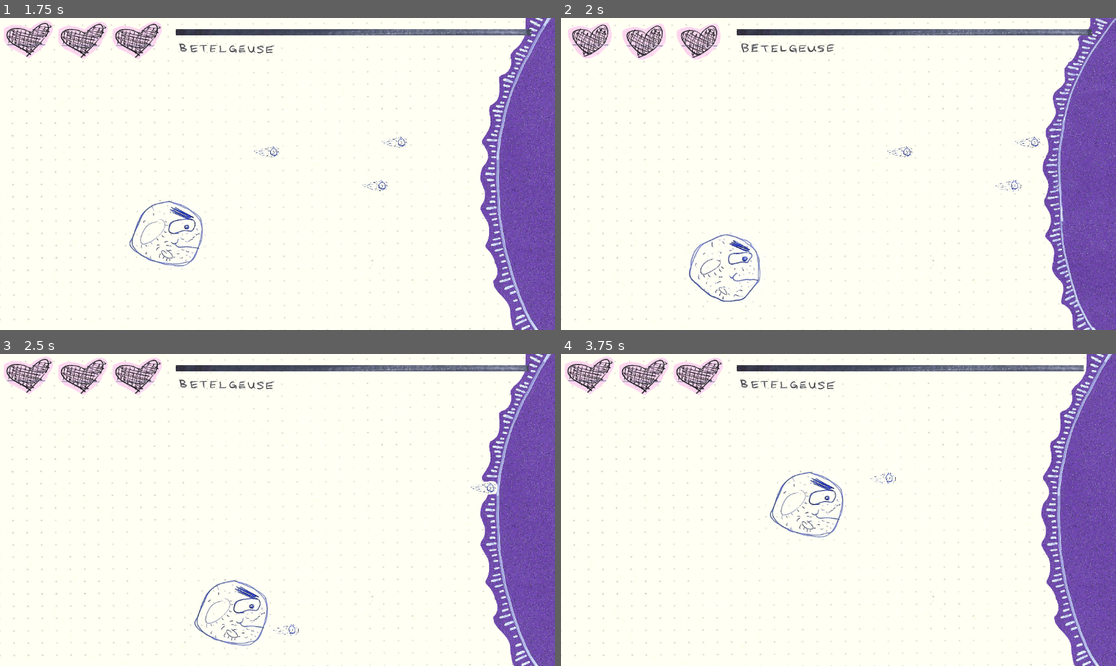
Above: before the commit, frames 1-4 (two rows, left to right).
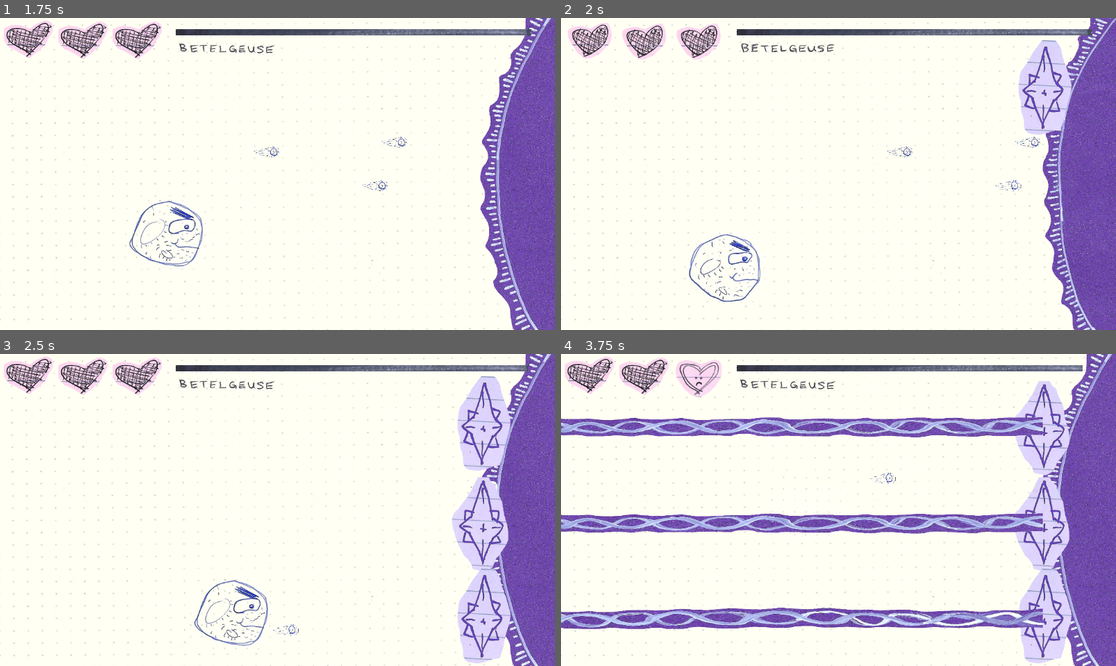
Above: after the commit, the same moments.

Repository: zirons1/Stargazing
Game: Godot game, scene res://levels/crab_battle.tscn
Same seed, same stepped clock (60 frames per second), same inputs: the game is played once before the commit and once after it. This scene is started directly instead of the project's main scene.
Inputs (mouse positions are in pixels of both pictures, inside the frame that each line leads up to):
- Up to frame 1 (1.75 s): move the mouse to (399, 158) at 0.52 s; hold Right (player_right) 0.53-1.28 s; hold Space (space) 0.53-1.28 s; click (399, 158) at 0.67 s; move the mouse to (166, 189) at 1.27 s; hold Down (player_down) from 1.28 s (still down); tap Space (space) at 1.35 s
- Up to frame 2 (2 s): keep holding Down (player_down)
- Up to frame 3 (2.5 s): move the mouse to (333, 441) at 2.02 s; release Down (player_down) at 2.03 s; hold Right (player_right) from 2.03 s (still down); hold Space (space) from 2.03 s (still down)
- Up to frame 4 (3.75 s): move the mouse to (810, 572) at 2.77 s; release Right (player_right) at 2.78 s; release Space (space) at 2.78 s; hold Up (player_up) 2.78-3.53 s; tap Space (space) at 2.85 s; click (810, 572) at 2.92 s; move the mouse to (1005, 556) at 3.52 s; hold Left (player_left) from 3.53 s (still down); hold Space (space) from 3.53 s (still down)

Frame 1 is identical in both runs. In frame 2, 2.1% of the frame differs, in the area x 82-92%, y 7-38%; in frame 3, 6.3%; in frame 4, 21%, in the area x 0-95%, y 1-100%.

Commit message:
Crab Pulsar fight is something!

Diff:
--- a/enemies/betel/betelgeuse.gd
+++ b/enemies/betel/betelgeuse.gd
@@ -1,15 +1,30 @@
 class_name Betel
 extends CharacterBody2D
 
+signal end_move
+
 @onready var animated_sprite_2d: AnimatedSprite2D = $AnimatedSprite2D
+@onready var sun_block: AnimatedSprite2D = $SunBlock
 
 @onready var timer: Timer = $Timer
 
 @export var health : int
 
+var disabled := false
+
 func _ready() -> void:
 	animated_sprite_2d.play("paper")
 
 func _on_area_2d_body_entered(body: Node2D) -> void:
+	if disabled:
+		return
 	#print("player_hit sun")
 	Events.player_hit.emit()
+
+func move() -> void:
+	disabled = true
+	sun_block.show()
+
+	var tween := create_tween()
+	tween.tween_property(self, "position", Vector2.LEFT * 2500, 2.0)
+	tween.finished.connect(func(): end_move.emit())
--- a/enemies/betel/betelgeuse.tscn
+++ b/enemies/betel/betelgeuse.tscn
@@ -1,10 +1,13 @@
-[gd_scene load_steps=9 format=3 uid="uid://vfogplvhc6rr"]
+[gd_scene load_steps=13 format=3 uid="uid://vfogplvhc6rr"]
 
 [ext_resource type="Script" path="res://enemies/betel/betelgeuse.gd" id="1_a5t1h"]
 [ext_resource type="Texture2D" uid="uid://ckjnlrdr4qhbb" path="res://art/old/sun1.png" id="1_nnpuy"]
 [ext_resource type="Texture2D" uid="uid://bgvsmew55jdui" path="res://art/old/sun2.png" id="2_c4kk3"]
 [ext_resource type="Texture2D" uid="uid://ob7swnrnsdem" path="res://art/paper/betel1.png" id="3_vbc5n"]
 [ext_resource type="Texture2D" uid="uid://da1lycjwpunnf" path="res://art/paper/betel2.png" id="4_m6egi"]
+[ext_resource type="Texture2D" uid="uid://b456kekjouo5t" path="res://art/paper/betel_block2.png" id="6_0wt4n"]
+[ext_resource type="Texture2D" uid="uid://chxmayqdd655b" path="res://art/paper/betel_block.png" id="7_h0xx5"]
+[ext_resource type="Script" path="res://enemies/sun/sun_block.gd" id="8_c1q54"]
 
 [sub_resource type="SpriteFrames" id="SpriteFrames_qwous"]
 animations = [{
@@ -37,6 +40,20 @@
 [sub_resource type="CircleShape2D" id="CircleShape2D_r0lmq"]
 radius = 571.022
 
+[sub_resource type="SpriteFrames" id="SpriteFrames_y3283"]
+animations = [{
+"frames": [{
+"duration": 1.0,
+"texture": ExtResource("6_0wt4n")
+}, {
+"duration": 1.0,
+"texture": ExtResource("7_h0xx5")
+}],
+"loop": true,
+"name": &"default",
+"speed": 5.0
+}]
+
 [node name="Betelgeuse" type="CharacterBody2D"]
 collision_layer = 8
 script = ExtResource("1_a5t1h")
@@ -44,7 +61,7 @@
 
 [node name="AnimatedSprite2D" type="AnimatedSprite2D" parent="."]
 position = Vector2(1063, 326)
-scale = Vector2(0.35, 0.305)
+scale = Vector2(0.35, 0.338605)
 sprite_frames = SubResource("SpriteFrames_qwous")
 animation = &"paper"
 
@@ -60,4 +77,18 @@
 position = Vector2(1622, 323)
 shape = SubResource("CircleShape2D_r0lmq")
 
+[node name="SunBlock" type="AnimatedSprite2D" parent="."]
+position = Vector2(1573, 336)
+scale = Vector2(0.776592, 0.776592)
+sprite_frames = SubResource("SpriteFrames_y3283")
+frame_progress = 0.697927
+script = ExtResource("8_c1q54")
+
+[node name="AnimatedSprite2D2" type="AnimatedSprite2D" parent="SunBlock"]
+position = Vector2(663.153, 5.1507)
+rotation = 3.14159
+scale = Vector2(0.455775, 0.440935)
+sprite_frames = SubResource("SpriteFrames_qwous")
+animation = &"paper"
+
 [connection signal="body_entered" from="Area2D" to="." method="_on_area_2d_body_entered"]
--- a/enemies/crab/beam.tscn
+++ b/enemies/crab/beam.tscn
@@ -19,14 +19,14 @@
 }]
 
 [sub_resource type="RectangleShape2D" id="RectangleShape2D_ujvik"]
-size = Vector2(1276, 44)
+size = Vector2(1276, 18)
 
 [node name="Beam" type="Area2D"]
 script = ExtResource("1_j2t33")
 
 [node name="AnimatedSprite2D" type="AnimatedSprite2D" parent="."]
 position = Vector2(-640, 0)
-scale = Vector2(0.775, 0.4)
+scale = Vector2(0.775, 0.196581)
 sprite_frames = SubResource("SpriteFrames_lnfjh")
 frame_progress = 0.0054626
 
--- a/enemies/crab/crab_pulsar.gd
+++ b/enemies/crab/crab_pulsar.gd
@@ -1,15 +1,30 @@
 class_name Crab
 extends CharacterBody2D
 
+signal end_move
+
 @onready var animated_sprite_2d: AnimatedSprite2D = $AnimatedSprite2D
+@onready var sun_block: AnimatedSprite2D = $SunBlock
 
 @onready var timer: Timer = $Timer
 
 @export var health : int
 
+var disabled := false
+
 func _ready() -> void:
 	animated_sprite_2d.play()
 
 func _on_area_2d_body_entered(body: Node2D) -> void:
+	if disabled:
+		return
 	#print("player_hit sun")
 	Events.player_hit.emit()
+
+func move() -> void:
+	disabled = true
+	sun_block.show()
+
+	var tween := create_tween()
+	tween.tween_property(self, "position", Vector2.LEFT * 2500, 2.0)
+	tween.finished.connect(func(): end_move.emit())
--- a/enemies/crab/crab_pulsar.tscn
+++ b/enemies/crab/crab_pulsar.tscn
@@ -1,8 +1,11 @@
-[gd_scene load_steps=7 format=3 uid="uid://dt8khkvkmsjqq"]
+[gd_scene load_steps=11 format=3 uid="uid://dt8khkvkmsjqq"]
 
 [ext_resource type="Script" path="res://enemies/crab/crab_pulsar.gd" id="1_4grc4"]
 [ext_resource type="Texture2D" uid="uid://cep4c8cg63nyn" path="res://art/paper/crab1.png" id="2_ybyyc"]
 [ext_resource type="Texture2D" uid="uid://b6kknvgnm6gwe" path="res://art/paper/crab2.png" id="3_v6xtu"]
+[ext_resource type="Texture2D" uid="uid://do7s8gqta8sk6" path="res://art/paper/crab_block.png" id="4_kbv5a"]
+[ext_resource type="Texture2D" uid="uid://di3jml7tidrm2" path="res://art/paper/crab_block2.png" id="5_e8eg8"]
+[ext_resource type="Script" path="res://enemies/sun/sun_block.gd" id="6_13t6k"]
 
 [sub_resource type="SpriteFrames" id="SpriteFrames_f1rs0"]
 animations = [{
@@ -24,10 +27,24 @@
 [sub_resource type="CircleShape2D" id="CircleShape2D_yb1no"]
 radius = 625.013
 
+[sub_resource type="SpriteFrames" id="SpriteFrames_3ost5"]
+animations = [{
+"frames": [{
+"duration": 1.0,
+"texture": ExtResource("4_kbv5a")
+}, {
+"duration": 1.0,
+"texture": ExtResource("5_e8eg8")
+}],
+"loop": true,
+"name": &"default",
+"speed": 5.0
+}]
+
 [node name="CrabPulsar" type="CharacterBody2D"]
 collision_layer = 8
 script = ExtResource("1_4grc4")
-health = 200
+health = 225
 
 [node name="AnimatedSprite2D" type="AnimatedSprite2D" parent="."]
 position = Vector2(1084, 324)
@@ -48,4 +65,20 @@
 position = Vector2(1680, 338)
 shape = SubResource("CircleShape2D_yb1no")
 
+[node name="SunBlock" type="AnimatedSprite2D" parent="."]
+position = Vector2(1642, 308)
+scale = Vector2(1.0483, 1.0483)
+sprite_frames = SubResource("SpriteFrames_3ost5")
+frame = 1
+frame_progress = 0.339499
+script = ExtResource("6_13t6k")
+
+[node name="AnimatedSprite2D2" type="AnimatedSprite2D" parent="SunBlock"]
+position = Vector2(526.569, 38.1572)
+rotation = 3.14159
+scale = Vector2(0.29, 0.253)
+sprite_frames = SubResource("SpriteFrames_f1rs0")
+frame = 1
+frame_progress = 0.523457
+
 [connection signal="body_entered" from="Area2D" to="." method="_on_area_2d_body_entered"]
--- a/enemies/crab/pulse.gd
+++ b/enemies/crab/pulse.gd
@@ -1,37 +1,35 @@
+class_name Pulse
 extends Area2D
 
 @onready var animated_sprite_2d: AnimatedSprite2D = $AnimatedSprite2D
 
 @export var beam_scene : PackedScene
+@export var spinner_scene : PackedScene
 
-var spin := false
+const SPINNER_SPEED := -12
 
-var curr_beam
+var do_beam := true
 
-# Called when the node enters the scene tree for the first time.
 func _ready() -> void:
 	animated_sprite_2d.play()
-	countdown()
 
-func countdown() -> void:
+	if do_beam:
+		get_tree().create_timer(1.0).timeout.connect(beam_up)
+	else:
+		get_tree().create_timer(2.0).timeout.connect(
+			func():
+			queue_free()
+		)
+
+
+func beam_up() -> void:
+	var beam := beam_scene.instantiate()
+	beam.on_body_entered.connect(_on_body_entered)
+	add_child(beam)
+
 	get_tree().create_timer(1.0).timeout.connect(
 		func():
-		animated_sprite_2d.stop()
-	)
-	get_tree().create_timer(2.0).timeout.connect(
-		func():
-		animated_sprite_2d.play()
-		var beam := beam_scene.instantiate()
-
-		beam.on_body_entered.connect(_on_body_entered)
-		#beam.position = position
-
-		add_child(beam)
-		curr_beam = beam
-	)
-	get_tree().create_timer(5.0).timeout.connect(
-		func():
-		remove_child(curr_beam)
+		remove_child(beam)
 		queue_free()
 	)
 
--- a/enemies/crab/pulse.tscn
+++ b/enemies/crab/pulse.tscn
@@ -1,9 +1,10 @@
-[gd_scene load_steps=7 format=3 uid="uid://br06upv4ctipu"]
+[gd_scene load_steps=8 format=3 uid="uid://br06upv4ctipu"]
 
 [ext_resource type="Script" path="res://enemies/crab/pulse.gd" id="1_4h1gy"]
 [ext_resource type="Texture2D" uid="uid://rwhtofodg3mf" path="res://art/paper/pulse1.png" id="2_dqabb"]
 [ext_resource type="PackedScene" uid="uid://c1e3e5m4u5c53" path="res://enemies/crab/beam.tscn" id="2_u2jh6"]
 [ext_resource type="Texture2D" uid="uid://cma1775cwuh38" path="res://art/paper/pulse2.png" id="3_6y33b"]
+[ext_resource type="PackedScene" uid="uid://dbymi1f5fb45h" path="res://enemies/crab/spinner.tscn" id="3_eccnf"]
 
 [sub_resource type="SpriteFrames" id="SpriteFrames_ok1ei"]
 animations = [{
@@ -26,9 +27,10 @@
 position = Vector2(287, 183)
 script = ExtResource("1_4h1gy")
 beam_scene = ExtResource("2_u2jh6")
+spinner_scene = ExtResource("3_eccnf")
 
 [node name="AnimatedSprite2D" type="AnimatedSprite2D" parent="." groups=["attacks"]]
-scale = Vector2(0.510345, 0.510345)
+scale = Vector2(0.462069, 0.462069)
 sprite_frames = SubResource("SpriteFrames_ok1ei")
 
 [node name="CollisionShape2D" type="CollisionShape2D" parent="."]
--- /dev/null
+++ b/enemies/crab/spinner.gd
@@ -0,0 +1,28 @@
+extends Area2D
+
+signal on_body_entered
+
+@onready var animated_sprite_2d: AnimatedSprite2D = $AnimatedSprite2D
+
+var velocity : Vector2
+
+# Called when the node enters the scene tree for the first time.
+func _ready() -> void:
+	animated_sprite_2d.play()
+
+func _physics_process(delta: float) -> void:
+	position.x += velocity.x
+	position.y += velocity.y
+
+	if position.x <= -50:
+		queue_free()
+
+func _on_body_entered(body: Node) -> void:
+	if body is not Player:
+		return
+
+	var player = body as Player
+	if player.iframes:
+		return
+
+	on_body_entered.emit(body)
--- /dev/null
+++ b/enemies/crab/spinner.tscn
@@ -0,0 +1,59 @@
+[gd_scene load_steps=12 format=3 uid="uid://dbymi1f5fb45h"]
+
+[ext_resource type="Script" path="res://enemies/crab/spinner.gd" id="1_jtxgn"]
+[ext_resource type="Texture2D" uid="uid://bobjeavjnk4bn" path="res://art/paper/spinner1.png" id="2_ii3x6"]
+[ext_resource type="Texture2D" uid="uid://ccn6iihm4joq4" path="res://art/paper/spinner2.png" id="3_bwvjo"]
+[ext_resource type="Texture2D" uid="uid://dulhqs38b3syj" path="res://art/paper/spinner3.png" id="4_cg1o8"]
+[ext_resource type="Texture2D" uid="uid://26013r5cbk30" path="res://art/paper/spinner4.png" id="5_epo6s"]
+[ext_resource type="Texture2D" uid="uid://c8vvsekstap1v" path="res://art/paper/spinner5.png" id="6_i3qy2"]
+[ext_resource type="Texture2D" uid="uid://brgjjf6xtmpcr" path="res://art/paper/spinner6.png" id="7_yif4g"]
+[ext_resource type="Texture2D" uid="uid://bii260h8qja33" path="res://art/paper/spinner7.png" id="8_skotj"]
+[ext_resource type="Texture2D" uid="uid://d3edafvog2tgs" path="res://art/paper/spinner8.png" id="9_mnvcb"]
+
+[sub_resource type="SpriteFrames" id="SpriteFrames_4hjj5"]
+animations = [{
+"frames": [{
+"duration": 1.0,
+"texture": ExtResource("2_ii3x6")
+}, {
+"duration": 1.0,
+"texture": ExtResource("3_bwvjo")
+}, {
+"duration": 1.0,
+"texture": ExtResource("4_cg1o8")
+}, {
+"duration": 1.0,
+"texture": ExtResource("5_epo6s")
+}, {
+"duration": 1.0,
+"texture": ExtResource("6_i3qy2")
+}, {
+"duration": 1.0,
+"texture": ExtResource("7_yif4g")
+}, {
+"duration": 1.0,
+"texture": ExtResource("8_skotj")
+}, {
+"duration": 1.0,
+"texture": ExtResource("9_mnvcb")
+}],
+"loop": true,
+"name": &"default",
+"speed": 5.0
+}]
+
+[sub_resource type="CircleShape2D" id="CircleShape2D_0xkt2"]
+radius = 18.0278
+
+[node name="Spinner" type="Area2D" groups=["attacks"]]
+script = ExtResource("1_jtxgn")
+
+[node name="AnimatedSprite2D" type="AnimatedSprite2D" parent="."]
+scale = Vector2(0.188679, 0.188679)
+sprite_frames = SubResource("SpriteFrames_4hjj5")
+frame_progress = 0.278504
+
+[node name="CollisionShape2D" type="CollisionShape2D" parent="."]
+shape = SubResource("CircleShape2D_0xkt2")
+
+[connection signal="body_entered" from="." to="." method="_on_body_entered"]
--- a/enemies/sun/sun.gd
+++ b/enemies/sun/sun.gd
@@ -1,5 +1,7 @@
 class_name Sun
 extends CharacterBody2D
+
+signal end_move
 
 @onready var collision_shape_2d: CollisionShape2D = $CollisionShape2D
 @onready var collision_shape_2d2: CollisionShape2D = $Area2D/CollisionShape2D
@@ -28,4 +30,5 @@
 	sun_block.show()
 
 	var tween := create_tween()
-	tween.tween_property(self, "position", Vector2.LEFT * 2200, 2.0)
+	tween.tween_property(self, "position", Vector2.LEFT * 2500, 2.0)
+	tween.finished.connect(func(): end_move.emit())
--- a/levels/battle.gd
+++ b/levels/battle.gd
@@ -2,6 +2,8 @@
 
 @export var shooting_star: PackedScene
 @export var laser_scene: PackedScene
+
+@export var path_to_betel : String
 
 @onready var player: Player = $Player
 @onready var sun: Sun = $Sun
@@ -107,10 +109,13 @@
 	print("victory")
 	stop = true
 	player.disabled = true
-	replay.show()
 	Events.player_pos = player.position
 
 	for attack in get_tree().get_nodes_in_group("attacks"):
 		attack.queue_free()
 
 	sun.move()
+	sun.end_move.connect(transition_to_betel)
+
+func transition_to_betel() -> void:
+	get_tree().change_scene_to_file(path_to_betel)
--- a/levels/battle.tscn
+++ b/levels/battle.tscn
@@ -13,13 +13,14 @@
 script = ExtResource("1_m0edu")
 shooting_star = ExtResource("2_4frnl")
 laser_scene = ExtResource("3_5f2td")
+path_to_betel = "res://levels/betel_battle.tscn"
 
 [node name="Background" parent="." instance=ExtResource("4_b1lsa")]
 position = Vector2(576, 323)
 scale = Vector2(0.501447, 0.431613)
 
 [node name="Sun" parent="." instance=ExtResource("10_r1il5")]
-health = 5
+health = 175
 
 [node name="Player" parent="." instance=ExtResource("1_b1kuy")]
 position = Vector2(92, 301)
--- a/levels/betel_battle.gd
+++ b/levels/betel_battle.gd
@@ -3,6 +3,7 @@
 @export var solar_flare: PackedScene
 @export var twinkle: PackedScene
 @export var laser_scene: PackedScene
+@export var path_to_crab : String
 
 @onready var player: CharacterBody2D = $Player
 @onready var betelgeuse: Betel = $Betelgeuse
@@ -91,8 +92,13 @@
 	print("victory")
 	stop = true
 	player.disabled = true
-	replay.show()
 	Events.player_pos = player.position
 
 	for attack in get_tree().get_nodes_in_group("attacks"):
 		attack.queue_free()
+
+	betelgeuse.move()
+	betelgeuse.end_move.connect(transition_to_crab)
+
+func transition_to_crab() -> void:
+	get_tree().change_scene_to_file(path_to_crab)
--- a/levels/betel_battle.tscn
+++ b/levels/betel_battle.tscn
@@ -15,6 +15,7 @@
 solar_flare = ExtResource("2_gmpk7")
 twinkle = ExtResource("3_7eosy")
 laser_scene = ExtResource("3_itrpm")
+path_to_crab = "res://levels/crab_battle.tscn"
 
 [node name="SolarFlareTimer" type="Timer" parent="."]
 wait_time = 1.2
--- a/levels/crab_battle.gd
+++ b/levels/crab_battle.gd
@@ -2,6 +2,8 @@
 
 @export var pulse_scene: PackedScene
 @export var laser_scene: PackedScene
+@export var spinner_scene: PackedScene
+@export var path_to_sag : String
 
 @onready var player: CharacterBody2D = $Player
 @onready var crab_pulsar: Crab = $CrabPulsar
@@ -12,11 +14,13 @@
 
 @onready var timer: Timer = $Timer
 
-const SHOOTING_STAR_SPEED : int = -8
+const SPINNER_SPEED : int = -3
 
 var flip : int = 1
 
-var pulse_pos = [150, 350, 550]
+const pulse_pos_arr := [150, 350, 550]
+
+var pulses := []
 
 var stop := false
 
@@ -26,20 +30,57 @@
 	stats_ui.set_enemy_max(crab_pulsar.health)
 	stats_ui.set_star_health_name(1)
 	stats_ui.player_health.set_health(Events.player_health)
-	timer.timeout.connect(pulsar)
+	get_tree().create_timer(randf_range(1.5, 2.5)).timeout.connect(func(): pulsar(150))
+	get_tree().create_timer(randf_range(1.5, 2.5)).timeout.connect(func(): pulsar(350))
+	get_tree().create_timer(randf_range(1.5, 2.5)).timeout.connect(func(): pulsar(550))
 	player.position = Events.player_pos
 
-func pulsar() -> void:
+func pulsar(pulse_pos : int) -> void:
 	if stop:
 		return
 
 	var pulse = pulse_scene.instantiate()
+	var vector := Vector2(1000, pulse_pos)
+	pulse.position = vector
+	var do_beam := randf() > 0.55
+	pulse.do_beam = do_beam
+	add_child(pulse)
 
-	var x : int = pulse_pos.pick_random()
-	var vector := Vector2(1000, x)
-	pulse.position = vector
+	if not do_beam:
+		spinner_out(pulse.position)
 
-	add_child(pulse)
+	get_tree().create_timer(randf_range(2.5, 4.5)).timeout.connect(func(): pulsar(pulse_pos))
+
+func spinner_out(pulse_position : Vector2) -> void:
+	var percent_enemy_health = stats_ui.enemy_health.value / crab_pulsar.health
+	pulse_position.y += [-50, 50].pick_random()
+
+	if percent_enemy_health  > 0.7:
+		var spinner := spinner_scene.instantiate()
+		spinner.position = pulse_position
+		spinner.velocity = Vector2(SPINNER_SPEED, 0)
+		get_tree().create_timer(1.0).timeout.connect(
+		func():
+			if not stop:
+				add_child(spinner)
+		)
+	else:
+		var spinner := spinner_scene.instantiate()
+		spinner.position = pulse_position
+		spinner.velocity = Vector2(SPINNER_SPEED, 0)
+		get_tree().create_timer(0.2).timeout.connect(
+		func():
+			if not stop:
+				add_child(spinner)
+		)
+		var spinner2 := spinner_scene.instantiate()
+		spinner2.position = pulse_position
+		spinner2.velocity = Vector2(SPINNER_SPEED, 0)
+		get_tree().create_timer(1.3).timeout.connect(
+		func():
+			if not stop:
+				add_child(spinner2)
+		)
 
 func _input(event: InputEvent) -> void:
 	if stop:
@@ -70,8 +111,14 @@
 	print("victory")
 	stop = true
 	player.disabled = true
-	replay.show()
 	Events.player_pos = player.position
 
 	for attack in get_tree().get_nodes_in_group("attacks"):
 		attack.queue_free()
+
+	crab_pulsar.move()
+	crab_pulsar.end_move.connect(transition_to_sag)
+
+func transition_to_sag() -> void:
+	#get_tree().change_scene_to_file(path_to_sag)
+	replay.show()
--- a/levels/crab_battle.tscn
+++ b/levels/crab_battle.tscn
@@ -6,6 +6,7 @@
 [ext_resource type="PackedScene" uid="uid://br06upv4ctipu" path="res://enemies/crab/pulse.tscn" id="2_wgu6b"]
 [ext_resource type="PackedScene" uid="uid://cnx8qqobenu6d" path="res://player/player.tscn" id="3_sxce4"]
 [ext_resource type="PackedScene" uid="uid://bobdc5c764hwy" path="res://player/laser.tscn" id="3_ydpll"]
+[ext_resource type="PackedScene" uid="uid://dbymi1f5fb45h" path="res://enemies/crab/spinner.tscn" id="4_hvfjh"]
 [ext_resource type="PackedScene" uid="uid://bfekoufulm8oc" path="res://ui/stats_ui.tscn" id="4_q7pix"]
 [ext_resource type="PackedScene" uid="uid://i80tol53jjq0" path="res://ui/replay.tscn" id="8_rwrax"]
 
@@ -13,13 +14,13 @@
 script = ExtResource("1_afa7i")
 pulse_scene = ExtResource("2_wgu6b")
 laser_scene = ExtResource("3_ydpll")
+spinner_scene = ExtResource("4_hvfjh")
 
 [node name="Background" parent="." instance=ExtResource("1_prgtg")]
 position = Vector2(576, 323)
 scale = Vector2(0.501447, 0.431613)
 
 [node name="CrabPulsar" parent="." instance=ExtResource("2_n16mm")]
-health = 250
 
 [node name="Player" parent="." instance=ExtResource("3_sxce4")]
 position = Vector2(92, 301)
@@ -29,7 +30,7 @@
 [node name="StatsUI" parent="." instance=ExtResource("4_q7pix")]
 
 [node name="Timer" type="Timer" parent="."]
-wait_time = 4.0
+wait_time = 2.0
 autostart = true
 
 [node name="Replay" parent="." instance=ExtResource("8_rwrax")]
--- a/scenes/title.gd
+++ b/scenes/title.gd
@@ -17,9 +17,6 @@
 	betel.play()
 	crab.play()
 	play_sprite.play("bw")
-	#speech.play()
-	#credits_z.play()
-	#credits_b.play()
 
 func _on_play_gui_input(event: InputEvent) -> void:
 	if event.is_action_pressed("space"):
Binary file added: art/paper/betel_block.png
Binary file added: art/paper/betel_block2.png
Binary file added: art/paper/crab_block.png
Binary file added: art/paper/crab_block2.png
Binary file added: art/paper/spinner1.png
Binary file added: art/paper/spinner2.png
Binary file added: art/paper/spinner3.png
Binary file added: art/paper/spinner4.png
Binary file added: art/paper/spinner5.png
Binary file added: art/paper/spinner6.png
Binary file added: art/paper/spinner7.png
Binary file added: art/paper/spinner8.png
(and 1 more such lines)
